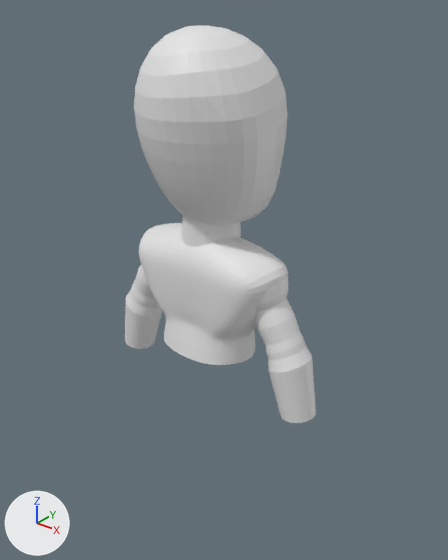
The Blender file PersonajeDefault.blend, before and after one commit.
Before and after are seen from a 50 mm camera at (2.64, -3.18, 4.52) aimed at (0.02, 0.1, 2.49). The lights are fixed; the arrows at lower left show +X, +Y and +Z.

Before the edit, the objects in view are built like this:
```python
me_cilindro_001 = bpy.data.meshes.new('Cilindro.001')
me_cilindro_001.from_pydata(...)  # 320 vertices, 290 faces; spans x -1.53..2.13, y -1.5..1.5, z -5.7..2.25
me_cubo = bpy.data.meshes.new('Cubo')
me_cubo.from_pydata(...)  # 162 vertices, 160 faces; spans x -2.25..2.25, y -0.91..1.02, z -1.14..2.02
me_esfera = bpy.data.meshes.new('Esfera')
me_esfera.from_pydata(...)  # 482 vertices, 512 faces; spans x -1.05..0.99, y -1.08..0.89, z -1.03..1.56
ob_cilindro_001 = bpy.data.objects.new('Cilindro.001', me_cilindro_001)
ob_cilindro_001.location = (-0.614, 0.0, 2.372)
ob_cilindro_001.rotation_euler = (0.0, 0.545, 0.0)  # degrees (0, 31, 0)
ob_cilindro_001.scale = (0.132, 0.132, 0.132)
_m = ob_cilindro_001.modifiers.new('Simetrizar', 'MIRROR')
_m.mirror_object = ob_cubo
ob_cubo = bpy.data.objects.new('Cubo', me_cubo)
ob_cubo.location = (-0.026, 0.0, 2.286)
ob_cubo.scale = (0.325, 0.325, 0.325)
_m = ob_cubo.modifiers.new('Subdivision', 'SUBSURF')
_m.levels = 2
ob_esfera = bpy.data.objects.new('Esfera', me_esfera)
ob_esfera.location = (-0.007, 0.05, 3.475)
ob_esfera.scale = (0.497, 0.497, 0.503)
# also in view: 'Cilindro' at (-0.03, 0.02, 3.01)
```
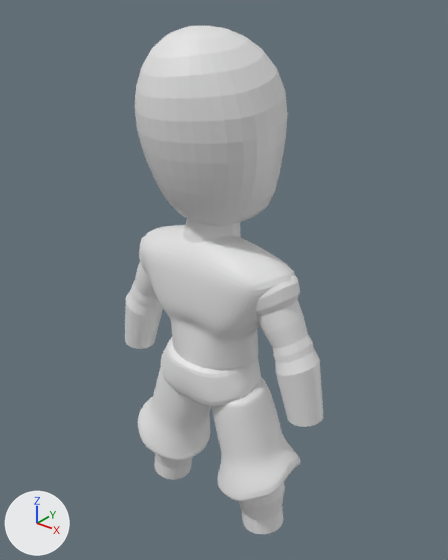
What differs and where, as boxes [x1, y1, x2, y2] in the pictures (448 x 560 px):
'Cubo', reshaped, moved
    before: [139, 223, 288, 365]
    after: [142, 225, 295, 370]
'Cilindro.002', added
    after: [138, 368, 301, 501]
'Cilindro.001', reshaped
    before: [125, 264, 316, 423]
    after: [125, 236, 323, 427]
'Cilindro.003', added
    after: [161, 337, 261, 407]
'Cilindro.004', added
    after: [154, 453, 285, 534]

Diff of the bpy script that builds the scene:
```diff
--- a/PersonajeDefault.blend.py
+++ b/PersonajeDefault.blend.py
@@ me_cubo @@
 # used by ob_cubo; location = (-0.026, 0.0, 2.286); scale = (0.325, 0.325, 0.325)
-me_cubo.from_pydata(...)  # 162 vertices, 160 faces; spans x -2.25..2.25, y -0.91..1.02, z -1.14..2.02
+me_cubo.from_pydata(...)  # 162 vertices, 160 faces; spans x -2.4..2.4, y -0.97..1.01, z -1.17..2.02
+# me_cubo part 1: 151 of 162 vertices moved; they spanned x -2.25..2.25, y -0.91..1.02, z -1.14..1.98 and now span x -2.4..2.4, y -0.97..1.01, z -1.17..1.99; mean shift (0.0, 0.03, -0.05); largest move (0.82, -0.82, -0.86) -> (0.7, -0.68, -1.08)
@@ me_cilindro_004 @@
+me_cilindro_004.from_pydata(...)  # 160 vertices, 130 faces; spans x -1.18..1.31, y -1.21..1.21, z -1.0..2.0
@@ me_cilindro_003 @@
+me_cilindro_003.from_pydata(...)  # 128 vertices, 98 faces; spans x -1.41..1.41, y -1.37..1.27, z -1.3..0.39
@@ me_cilindro_002 @@
+me_cilindro_002.from_pydata(...)  # 288 vertices, 258 faces; spans x -1.4..1.53, y -1.5..1.46, z -2.6..1.63
@@ ob_cubo @@
 ob_cubo = bpy.data.objects.new('Cubo', me_cubo)
-ob_cubo.location = (-0.026, 0.0, 2.286)
+ob_cubo.location = (0.005, 0.0, 2.286)
 ob_cubo.scale = (0.325, 0.325, 0.325)
@@ ob_cilindro_004 @@
+ob_cilindro_004 = bpy.data.objects.new('Cilindro.004', me_cilindro_004)
+ob_cilindro_004.location = (-0.487, 0.0, 0.628)
+ob_cilindro_004.rotation_euler = (0.0, 0.129, 0.0)  # degrees (0, 7.4, 0)
+ob_cilindro_004.scale = (0.171, 0.171, 0.171)
+_m = ob_cilindro_004.modifiers.new('Simetrizar', 'MIRROR')
+_m.mirror_object = ob_cubo
@@ ob_cilindro_003 @@
+ob_cilindro_003 = bpy.data.objects.new('Cilindro.003', me_cilindro_003)
+ob_cilindro_003.location = (-0.029, 0.0, 1.894)
+ob_cilindro_003.scale = (0.322, 0.242, 0.322)
+_m = ob_cilindro_003.modifiers.new('Subdivision', 'SUBSURF')
+_m.levels = 3
+_m.render_levels = 3
+_m = ob_cilindro_003.modifiers.new('Booleana', 'BOOLEAN')
+_m.operation = 'UNION'
@@ ob_cilindro_002 @@
+ob_cilindro_002 = bpy.data.objects.new('Cilindro.002', me_cilindro_002)
+ob_cilindro_002.location = (-0.319, 0.0, 1.389)
+ob_cilindro_002.rotation_euler = (0.0, 0.298, 0.0)  # degrees (0, 17, 0)
+ob_cilindro_002.scale = (0.228, 0.228, 0.228)
+_m = ob_cilindro_002.modifiers.new('Subdivision', 'SUBSURF')
+_m = ob_cilindro_002.modifiers.new('Simetrizar', 'MIRROR')
+_m.mirror_object = ob_cubo
+_m = ob_cilindro_002.modifiers.new('Booleana', 'BOOLEAN')
+_m.object = ob_cilindro_003
+_m.operation = 'UNION'
+_m.operand_type = 'COLLECTION'
```
